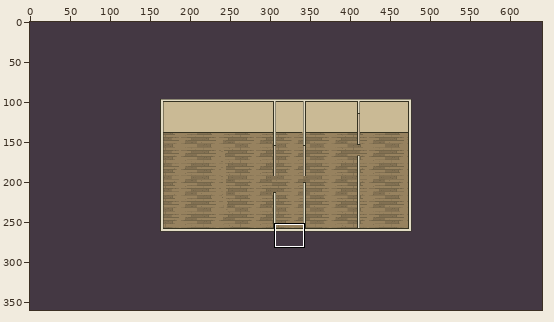
One commit to this pixel-art file: assets/02_architecture/05_moulin/01_int/fullScene.aseprite. Above, an overview of the earlier version with the close-up marked.
Close-up. Before:
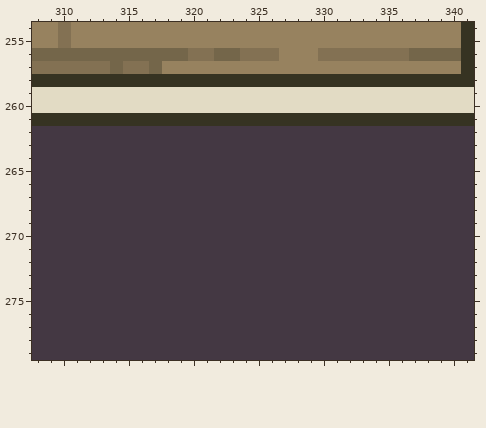
640x360 pixels, 1 frame. Shown: x 308..341, y 254..279.
And afterwards:
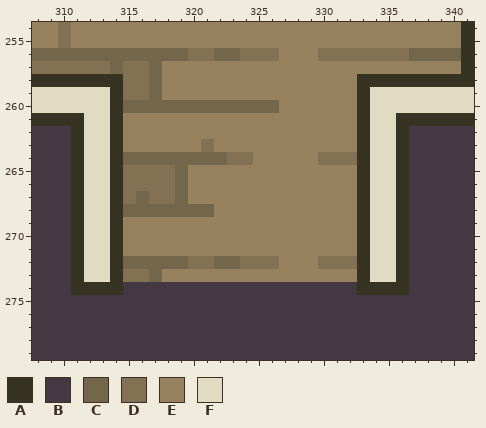
Palette (. is transparent): A #363322  B #443843  C #74664a  D #837153  E #97825f  F #e2dbc4
What changed:
{"where": "layers \"murs Copy\", \"Layer 3\""}
{"y":258,"x":315,"old":"AAAAAAAAAAAAAAAAAA","new":"DDCEEEEEEEEEEEEEEE"}
{"y":259,"x":314,"old":"FFFFFFFFFFFFFFFFFFFF","new":"ADDCEEEEEEEEEEEEEEEA"}
{"y":260,"x":314,"old":"FFFFFFFFFFFFFFFFFFFF","new":"ACCCCCCCCCCCCEEEEEEA"}
{"y":261,"x":312,"old":"AA","new":"FF"}
{"y":261,"x":315,"old":"AAAAAAAAAAAAAAAAAA","new":"EEEEEEEEEEEEEEEEEE"}
{"y":261,"x":334,"old":"AA","new":"FF"}
{"y":262,"x":311,"old":"BBBBBBBBBBBBBBBBBBBBBBBBBB","new":"AFFAEEEEEEEEEEEEEEEEEEAFFA"}
{"y":263,"x":311,"old":"BBBBBBBBBBBBBBBBBBBBBBBBBB","new":"AFFAEEEEEEDEEEEEEEEEEEAFFA"}
{"y":264,"x":311,"old":"BBBBBBBBBBBBBBBBBBBBBBBBBB","new":"AFFACCCCCCCCDDEEEEEDDDAFFA"}
{"y":265,"x":311,"old":"BBBBBBBBBBBBBBBBBBBBBBBBBB","new":"AFFADDDDCEEEEEEEEEEEEEAFFA"}
{"y":266,"x":311,"old":"BBBBBBBBBBBBBBBBBBBBBBBBBB","new":"AFFADDDDCEEEEEEEEEEEEEAFFA"}
{"y":267,"x":311,"old":"BBBBBBBBBBBBBBBBBBBBBBBBBB","new":"AFFADCDDCEEEEEEEEEEEEEAFFA"}
{"y":268,"x":311,"old":"BBBBBBBBBBBBBBBBBBBBBBBBBB","new":"AFFACCCCCCCEEEEEEEEEEEAFFA"}
{"y":269,"x":311,"old":"BBBBBBBBBBBBBBBBBBBBBBBBBB","new":"AFFAEEEEEEEEEEEEEEEEEEAFFA"}
{"y":270,"x":311,"old":"BBBBBBBBBBBBBBBBBBBBBBBBBB","new":"AFFAEEEEEEEEEEEEEEEEEEAFFA"}
{"y":271,"x":311,"old":"BBBBBBBBBBBBBBBBBBBBBBBBBB","new":"AFFAEEEEEEEEEEEEEEEEEEAFFA"}
{"y":272,"x":311,"old":"BBBBBBBBBBBBBBBBBBBBBBBBBB","new":"AFFACCCCCDDCCDDDEEEDDDAFFA"}
{"y":273,"x":311,"old":"BBBBBBBBBBBBBBBBBBBBBBBBBB","new":"AFFADDCEEEEEEEEEEEEEEEAFFA"}
{"y":274,"x":311,"old":"BBBB","new":"AAAA"}
{"y":274,"x":333,"old":"BBBB","new":"AAAA"}
{"label":"changed","picture_box":[71,74,409,295]}
